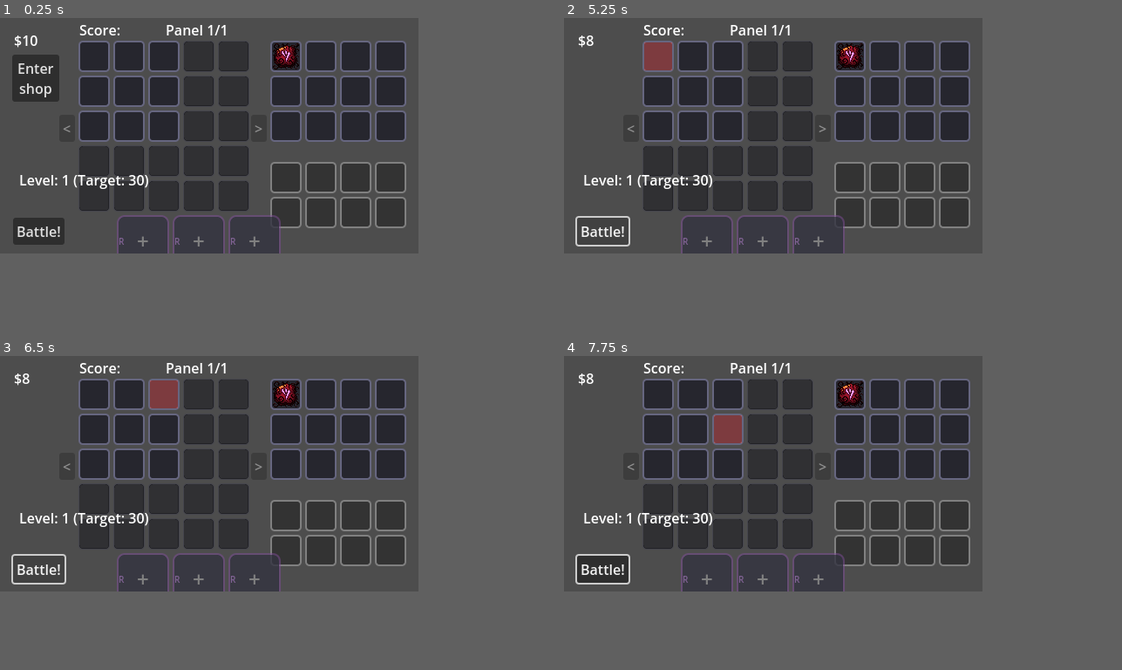
Above: before the commit, frames 1-4 (two rows, left to right).
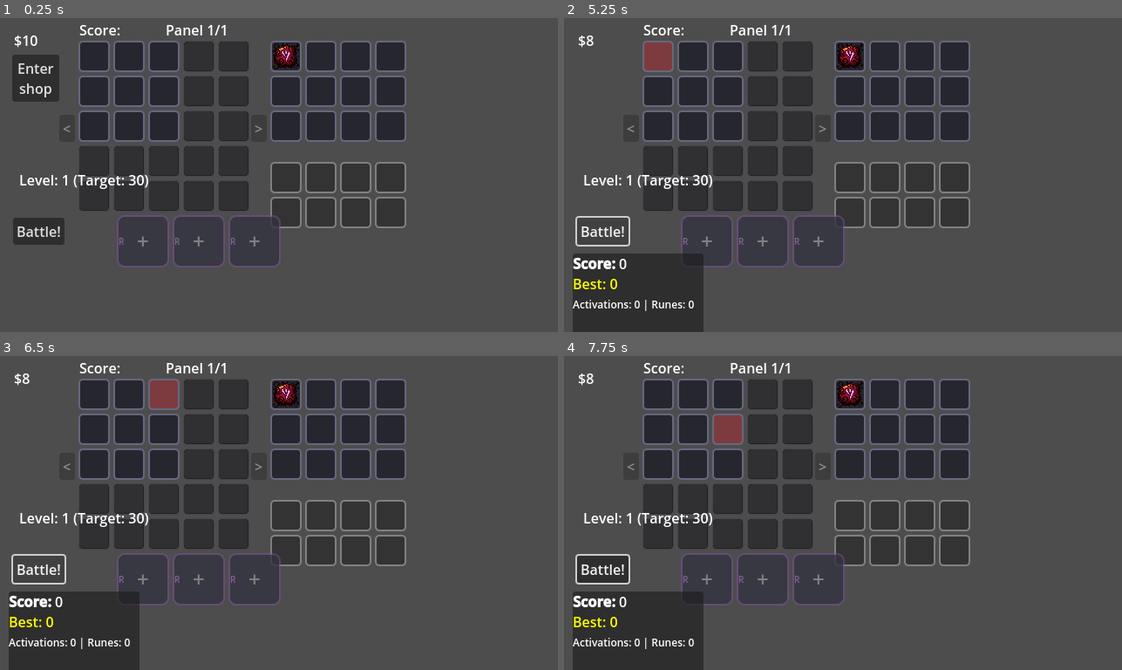
Above: after the commit, the same moments.

Repository: RenatoAAB/Runes
Game: Godot game, scene res://scenes/main.tscn
Two runs of this game, one before a commit and one after it. Both use one fixed random seed, a clock stepped at 60 frames per second and the inputs below.
Inputs (mouse positions are in pixels of both pictures, inside the frame that each line leads up to):
- Up to frame 1 (0.25 s): no input
- Up to frame 2 (5.25 s): click "Enter shop" at 0.5 s; click "Manage Runes" at 1.25 s; click "Enter shop" at 2 s; click "Random $3" at 2.75 s; click "Reroll $2" at 3.5 s; click "Manage Runes" at 4.25 s; click "Battle!" at 5 s
- Up to frame 3 (6.5 s): click "Battle!" at 5.75 s
- Up to frame 4 (7.75 s): click "Battle!" at 6.5 s; tap Enter at 7.25 s; drag from (709, 578) to (815, 421) at 7.27 s
In our replay, the window is 480x270 before the commit and 640x360 after it. These sizes can differ from the game's own. Grey fills any space a smaller window leaves; there, only what the larger window draws over its background counts as a difference.

The runs differ from the first frame. In frame 1, 0.3% of the frame differs, in the area x 20-51%, y 75-80%; in frame 2, 6.0%, in the area x 1-51%, y 75-100%; in frame 3, 6.0%; in frame 4, 6.0%.

Commit message:
ajustes de alguns slots

Diff:
--- a/project.godot
+++ b/project.godot
@@ -22,8 +22,8 @@
 
 [display]
 
-window/size/viewport_width=480
-window/size/viewport_height=270
+window/size/viewport_width=640
+window/size/viewport_height=360
 window/stretch/mode="canvas_items"
 window/stretch/aspect="expand"
 window/stretch/scale_mode="integer"
--- a/resources/slot_data/slot_accumulator.tres
+++ b/resources/slot_data/slot_accumulator.tres
@@ -1,10 +1,10 @@
-[gd_resource type="Resource" script_class="SlotData" load_steps=2 format=3]
+[gd_resource type="Resource" script_class="SlotData" load_steps=3 format=3 uid="uid://c2vegr2ygd13g"]
 
-[ext_resource type="Script" path="res://scripts/data/slot_data.gd" id="1"]
+[ext_resource type="Script" uid="uid://2j0met611cqu" path="res://scripts/data/slot_data.gd" id="1"]
+[ext_resource type="Script" uid="uid://drc80ul23mamk" path="res://scripts/data/slot_effects/slot_effect.gd" id="2_ysd6p"]
 
 [resource]
 script = ExtResource("1")
 id = "slot_accumulator"
 slot_name = "Accumulator"
-rarity = 0
 description = "Esse slot recebe uma cópia do buff de score permanente que uma runa em cima dele recebeu e o armazena permanentemente. Qualquer runa em cima dele recebe esse adicional ao ser ativada."
--- a/resources/slot_data/slot_amplifier.tres
+++ b/resources/slot_data/slot_amplifier.tres
@@ -1,11 +1,11 @@
-[gd_resource type="Resource" script_class="SlotData" load_steps=2 format=3]
+[gd_resource type="Resource" script_class="SlotData" load_steps=3 format=3 uid="uid://b53ko247oxlg6"]
 
-[ext_resource type="Script" path="res://scripts/data/slot_data.gd" id="1"]
+[ext_resource type="Script" uid="uid://2j0met611cqu" path="res://scripts/data/slot_data.gd" id="1"]
+[ext_resource type="Script" uid="uid://drc80ul23mamk" path="res://scripts/data/slot_effects/slot_effect.gd" id="2_g2tb1"]
 
 [resource]
 script = ExtResource("1")
 id = "slot_amplifier"
 slot_name = "Amplifier"
-rarity = 0
 description = "A runa aqui tem sua pontuação x2."
 base_multiplier = 2.0
--- a/resources/slot_data/slot_transmuter.tres
+++ b/resources/slot_data/slot_transmuter.tres
@@ -1,10 +1,10 @@
-[gd_resource type="Resource" script_class="SlotData" load_steps=2 format=3]
+[gd_resource type="Resource" script_class="SlotData" load_steps=3 format=3 uid="uid://dgn0p0sgfsefo"]
 
-[ext_resource type="Script" path="res://scripts/data/slot_data.gd" id="1"]
+[ext_resource type="Script" uid="uid://2j0met611cqu" path="res://scripts/data/slot_data.gd" id="1"]
+[ext_resource type="Script" uid="uid://drc80ul23mamk" path="res://scripts/data/slot_effects/slot_effect.gd" id="2_3ch60"]
 
 [resource]
 script = ExtResource("1")
 id = "slot_transmuter"
 slot_name = "Transmuter"
-rarity = 0
 description = "A runa aqui ganha o elemento da runa anterior."
--- a/resources/slot_modifiers/modifier_amplifier.tres
+++ /dev/null
@@ -1,19 +0,0 @@
-[gd_resource type="Resource" script_class="SlotModifierData" load_steps=2 format=3]
-
-[ext_resource type="Script" path="res://scripts/data/slot_modifier_data.gd" id="1"]
-
-[resource]
-script = ExtResource("1")
-id = "modifier_amplifier"
-display_name = "Amplifier Gem"
-description = "Increases the slot's score multiplier."
-rarity = 1
-modifier_type = 0
-value = 0.5
-stacks = true
-max_stacks = 3
-compatible_slot_ids = []
-incompatible_modifier_ids = []
-color_tint = Color(1, 0.8, 0.2, 1)
-buy_price = 5
-sell_price = 2
--- a/resources/slot_modifiers/modifier_merchant.tres
+++ /dev/null
@@ -1,19 +0,0 @@
-[gd_resource type="Resource" script_class="SlotModifierData" load_steps=2 format=3]
-
-[ext_resource type="Script" path="res://scripts/data/slot_modifier_data.gd" id="1"]
-
-[resource]
-script = ExtResource("1")
-id = "modifier_merchant"
-display_name = "Merchant's Coin"
-description = "Generates money when runes activate in this slot."
-rarity = 1
-modifier_type = 2
-value = 1.0
-stacks = true
-max_stacks = 3
-compatible_slot_ids = []
-incompatible_modifier_ids = []
-color_tint = Color(1, 0.85, 0.3, 1)
-buy_price = 6
-sell_price = 2
--- a/resources/slot_modifiers/modifier_preserver.tres
+++ /dev/null
@@ -1,19 +0,0 @@
-[gd_resource type="Resource" script_class="SlotModifierData" load_steps=2 format=3]
-
-[ext_resource type="Script" path="res://scripts/data/slot_modifier_data.gd" id="1"]
-
-[resource]
-script = ExtResource("1")
-id = "modifier_preserver"
-display_name = "Eternal Seal"
-description = "Runes in this slot don't consume charges."
-rarity = 3
-modifier_type = 3
-value = 0.0
-stacks = false
-max_stacks = 1
-compatible_slot_ids = []
-incompatible_modifier_ids = []
-color_tint = Color(0.3, 1, 0.5, 1)
-buy_price = 12
-sell_price = 5
--- a/resources/slot_modifiers/modifier_repeater.tres
+++ /dev/null
@@ -1,19 +0,0 @@
-[gd_resource type="Resource" script_class="SlotModifierData" load_steps=2 format=3]
-
-[ext_resource type="Script" path="res://scripts/data/slot_modifier_data.gd" id="1"]
-
-[resource]
-script = ExtResource("1")
-id = "modifier_repeater"
-display_name = "Repeater Crystal"
-description = "Adds an extra trigger to runes in this slot."
-rarity = 2
-modifier_type = 1
-value = 1.0
-stacks = true
-max_stacks = 2
-compatible_slot_ids = []
-incompatible_modifier_ids = []
-color_tint = Color(0.4, 0.8, 1, 1)
-buy_price = 8
-sell_price = 3
--- a/resources/slot_modifiers/slot_accumulator.tres
+++ b/resources/slot_modifiers/slot_accumulator.tres
@@ -1,7 +1,7 @@
-[gd_resource type="Resource" script_class="SlotModifierData" load_steps=3 format=3]
+[gd_resource type="Resource" script_class="SlotModifierData" load_steps=3 format=3 uid="uid://ddhgw4otg6poh"]
 
-[ext_resource type="Script" path="res://scripts/data/slot_modifier_data.gd" id="1"]
-[ext_resource type="Resource" path="res://resources/slot_data/slot_accumulator.tres" id="2"]
+[ext_resource type="Script" uid="uid://ctt2pd3hxkeqf" path="res://scripts/data/slot_modifier_data.gd" id="1"]
+[ext_resource type="Resource" uid="uid://c2vegr2ygd13g" path="res://resources/slot_data/slot_accumulator.tres" id="2"]
 
 [resource]
 script = ExtResource("1")
@@ -10,9 +10,6 @@
 description = "Esse slot recebe uma cópia do buff de score permanente que uma runa em cima dele recebeu e o armazena permanentemente. Qualquer runa em cima dele recebe esse adicional ao ser ativada."
 rarity = 0
 modifier_type = 5
+slot_data_override = ExtResource("2")
 value = 0.0
-stacks = false
 max_stacks = 1
-compatible_slot_ids = []
-incompatible_modifier_ids = []
-slot_data_override = ExtResource("2")
--- a/scripts/logic/game_manager.gd
+++ b/scripts/logic/game_manager.gd
@@ -43,6 +43,10 @@
 
 # Runes that start in the player's inventory
 @export var initial_runes: Array[RuneData]
+# Items that start in the player's extra inventory
+@export var initial_relics: Array[RelicData]
+@export var initial_modifiers: Array[SlotModifierData]
+@export var initial_slot_pieces: Array[SlotPieceData]
 # Runes available for rewards/shop (loaded dynamically)
 var available_runes: Array[RuneData]
 @export var rune_drop_rates: RuneDropRates
@@ -83,6 +87,7 @@
 func _wait_for_initialization() -> void:
 	# Try to find MainController
 	var main_controller = get_tree().get_first_node_in_group("main_controller")
+
 	if main_controller:
 		_main_controller = main_controller
 		# Check if it has initialization_complete signal
@@ -294,6 +299,9 @@
 func _setup_initial_inventory() -> void:
 	# Clear inventory
 	inventory_manager.clear_all()
+	_main_controller = get_tree().get_first_node_in_group("main_controller")
+	if _main_controller and _main_controller.has_method("add_initial_extra_items"):
+		_main_controller.add_initial_extra_items(initial_relics, initial_modifiers, initial_slot_pieces)
 
 	# Add initial runes to inventory
 	for rune_data in initial_runes:
--- a/scripts/main_controller.gd
+++ b/scripts/main_controller.gd
@@ -930,6 +930,23 @@
 			slot_ui.clear_display()
 
 
+## Add initial extra inventory items (called by GameManager)
+func add_initial_extra_items(relics: Array[RelicData], modifiers: Array[SlotModifierData], pieces: Array[SlotPieceData]) -> void:
+	if not _extra_inventory:
+		push_warning("MainController.add_initial_extra_items: _extra_inventory is null")
+		return
+
+	for relic_data in relics:
+		var instance = RelicInstance.new(relic_data)
+		_extra_inventory.add_relic(instance)
+
+	for modifier in modifiers:
+		_extra_inventory.add_modifier(modifier)
+
+	for piece_data in pieces:
+		var instance = SlotPieceInstance.new(piece_data)
+		_extra_inventory.add_slot_piece(instance)
+
 ## Handle item returned to other_inventory (e.g., relic dragged from relic slot)
 func _on_extra_item_returned(item_type: String, item_data: Variant, item_instance: Variant, _target_slot_ui: SlotUI) -> void:
 	if item_type == "relic" and item_instance is RelicInstance:
--- a/scripts/ui/slot_ui.gd
+++ b/scripts/ui/slot_ui.gd
@@ -168,6 +168,9 @@
 			if effect_text.is_empty():
 				effect_text = modifier_data.get_effect_text()
 			text += "[color=silver]%s[/color]\n" % effect_text
+			if (modifier_data.id == "slot_accumulator"):
+				var perma_buff = current_slot_data.slot.get_meta("accumulator_score_bonus", 0)
+				text += "[color=yellow]Current Accumulated Buff: +%.1f[/color]\n" % perma_buff
 
 	# Show multiplier if not 1.0
 	var mult = slot_info.get("multiplier", 1.0)
